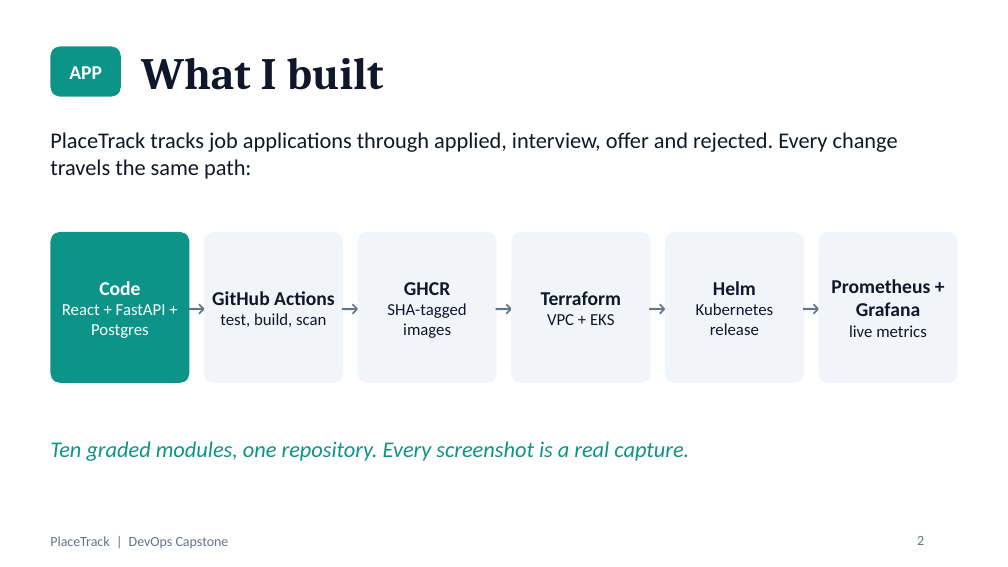
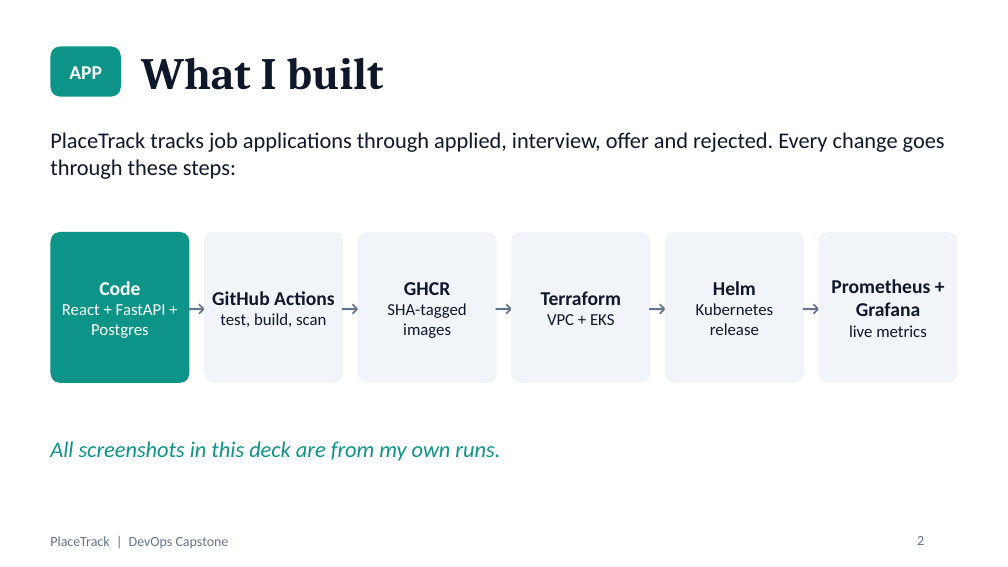
Before and after one commit to Raghavendra1729-cell/placetrack-devops-capstone, a slide deck: slide 2 of docs/PlaceTrack-Capstone.pptx. Drawn at 1008x567 pixels with LibreOffice and Linux fonts; fonts in the diff are those of the drawing. Boxes give left, top, right and bottom in pixels: in the first picture for what was removed or moved away, otherwise in the second. Text is boxed around its words. In the diff, an @@ line names an element or a change of style, - is before the commit and + after.

Commit message:
Fix spacing and wording in the deck and clean the file properties

```diff
--- a/docs/PlaceTrack-Capstone.pptx
+++ b/docs/PlaceTrack-Capstone.pptx
@@ text at (50,132,945,179): text changed @@
-PlaceTrack tracks job applications through applied, interview, offer and rejected. Every change travels the same path:
+PlaceTrack tracks job applications through applied, interview, offer and rejected. Every change goes through these steps:
@@ text at (50,441,500,461): text changed @@
-Ten graded modules, one repository. Every screenshot is a real capture.
+All screenshots in this deck are from my own runs.
```
Also in this commit, not shown: 3 other slides changed.
